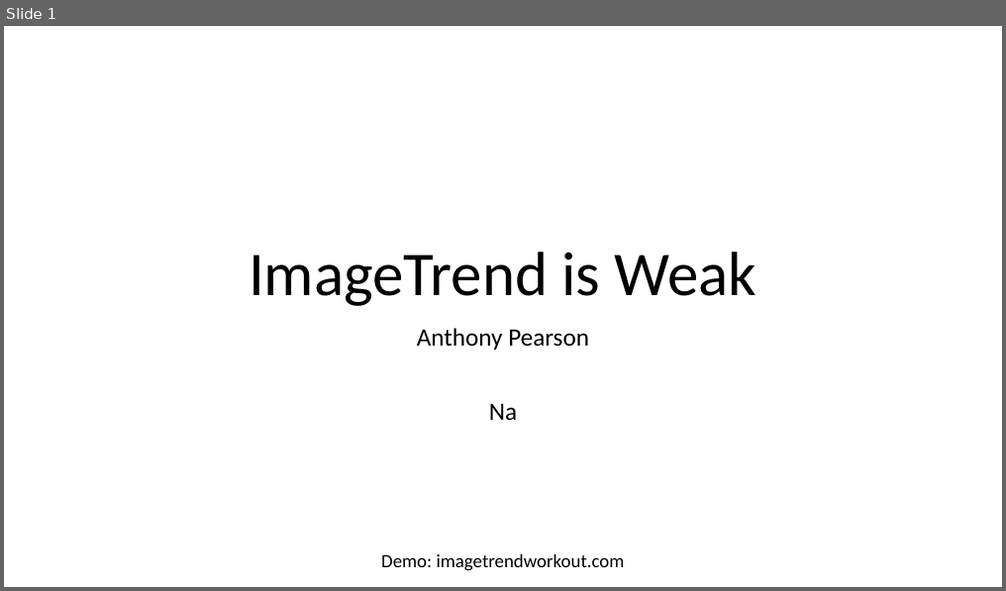
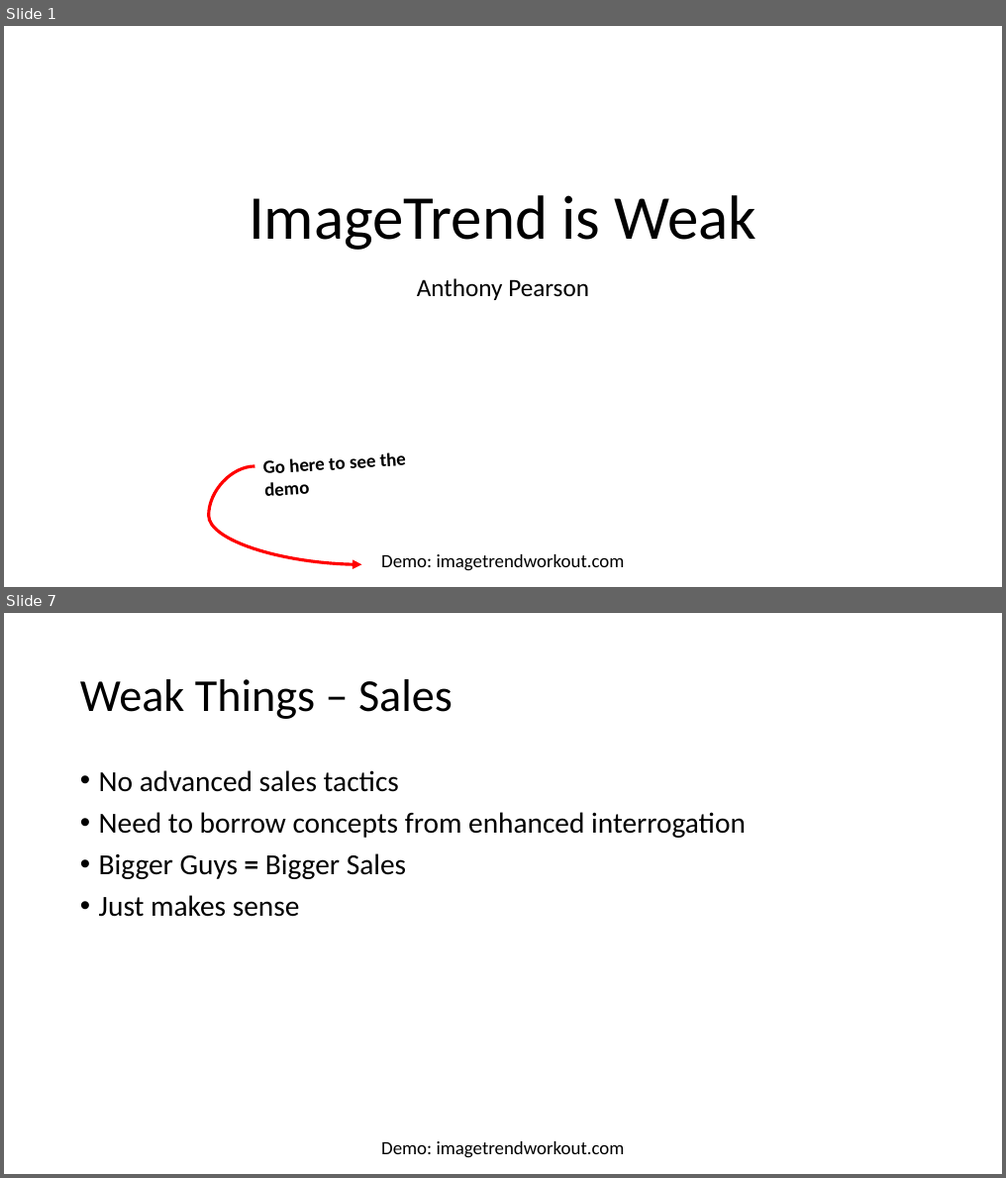
Before and after one commit to ajgoldenwings/imagetrendworkout, a slide deck: Presentation.pptx. Shown one above the other, each under a label of ours: slide 1 before the commit, slides 1 and 7 after it; the slides between them are not shown. The pictures are 1006x591 and 1006x1178 pixels, drawn with LibreOffice and Linux fonts; fonts in the diff are those of the drawing. Boxes give left, top, right and bottom in pixels: in the first picture for what was removed or moved away, otherwise in the second. Text is boxed around its words. In the diff, an @@ line names an element or a change of style, - is before the commit and + after.

```diff
--- a/Presentation.pptx
+++ b/Presentation.pptx
@@ slide 7 added at box(4, 613, 1002, 1174), background #FFFFFF; not listed: 1 template element that a slide beside it also shows @@
@@ title added at box(80, 679, 452, 719), 44 pt, text #000000 @@
+Weak Things – Sales
@@ text added at box(99, 770, 746, 917), 28 pt, text #000000 @@
+• No advanced sales tactics
+• Need to borrow concepts from enhanced interrogation
+• Bigger Guys = Bigger Sales
+• Just makes sense
@@ slide 1 changed as well @@
@@ title "ImageTrend is Weak": place and size @@
-title "ImageTrend is Weak" at box(249, 252, 757, 306)
+title "ImageTrend is Weak" at box(249, 195, 757, 250)
@@ subtitle "Anthony Pearson": place and size @@
-subtitle "Anthony Pearson" at box(417, 328, 589, 421)
+subtitle "Anthony Pearson" at box(417, 278, 589, 300)
@@ subtitle at box(489, 403, 517, 421): paragraph removed @@
-Na
@@ curved arrow added from (254, 467) to (361, 565), #FF0000 3 pt @@
@@ text added at box(263, 453, 406, 496), 18 pt, text #000000, bold @@
+Go here to see the demo
```
Also in this commit, not shown: 13 other slides added, 1 other file.
